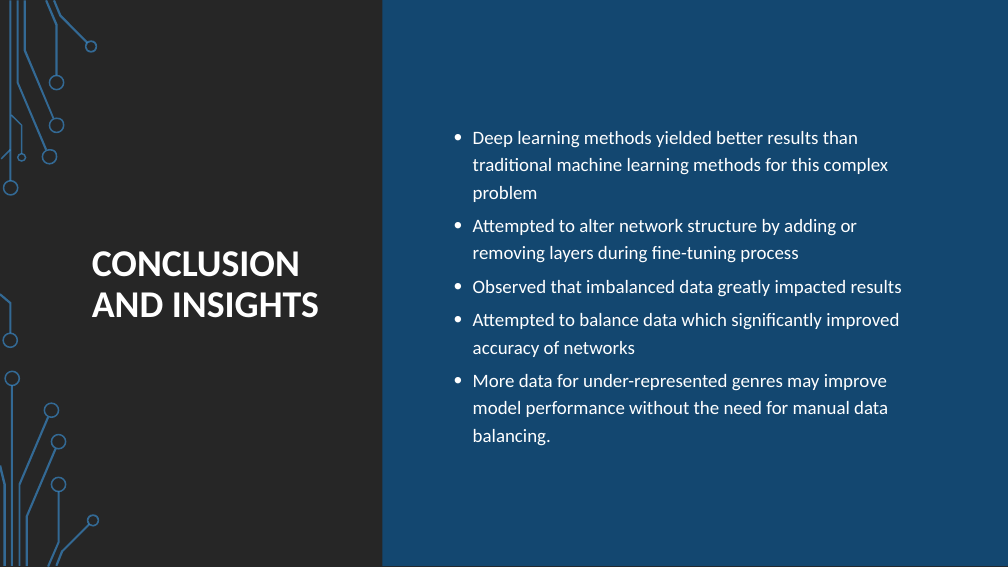
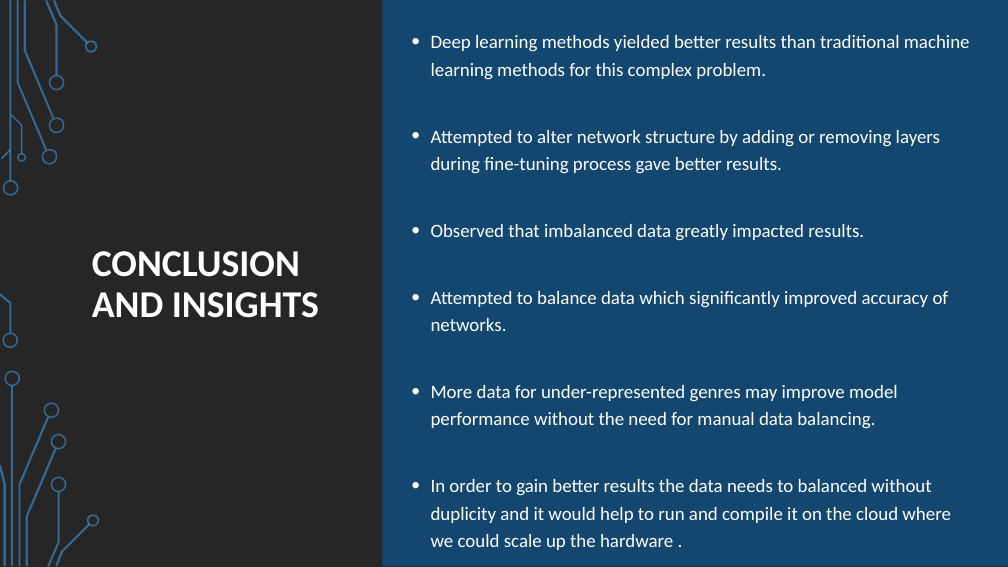
Before and after one commit to netanellevine/Songs_Genres_Classification, a slide deck: slide 10 of Deep learning presentation.pptx. Drawn at 1008x567 pixels with LibreOffice and Linux fonts; fonts in the diff are those of the drawing; background and template pictures are left out. Boxes give left, top, right and bottom in pixels: in the first picture for what was removed or moved away, otherwise in the second. Text is boxed around its words. In the diff, an @@ line names an element or a change of style, - is before the commit and + after.

```diff
--- a/Deep learning presentation.pptx
+++ b/Deep learning presentation.pptx
@@ text "Deep learning methods yielded better ...": place and size @@
-text "Deep learning methods yielded better ..." at [473,131,902,446]
+text "Deep learning methods yielded better ..." at [431,35,970,550]
@@ text at [431,35,970,331]: text changed @@
-• Deep learning methods yielded better results than traditional machine learning methods for this complex problem
-• Attempted to alter network structure by adding or removing layers during fine-tuning process
-• Observed that imbalanced data greatly impacted results
-• Attempted to balance data which significantly improved accuracy of networks
+• Deep learning methods yielded better results than traditional machine learning methods for this complex problem.
+• Attempted to alter network structure by adding or removing layers during fine-tuning process gave better results.
+• Observed that imbalanced data greatly impacted results.
+• Attempted to balance data which significantly improved accuracy of networks.
@@ text at [431,479,951,550]: paragraph added @@
+• In order to gain better results the data needs to balanced without duplicity and it would help to run and compile it on the cloud where we could scale up the hardware .
```
Also in this commit, not shown: 2 other slides changed.
